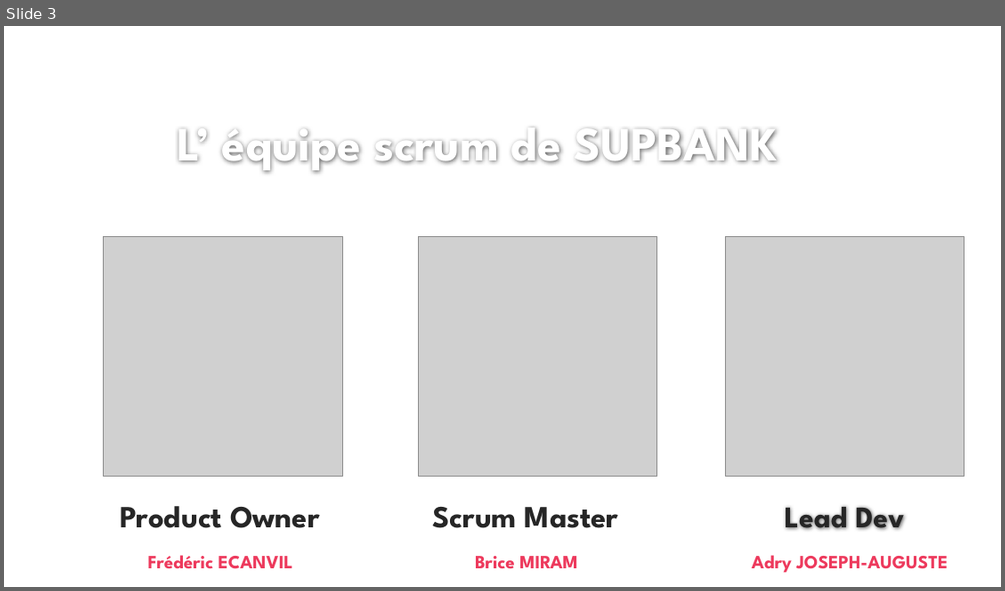
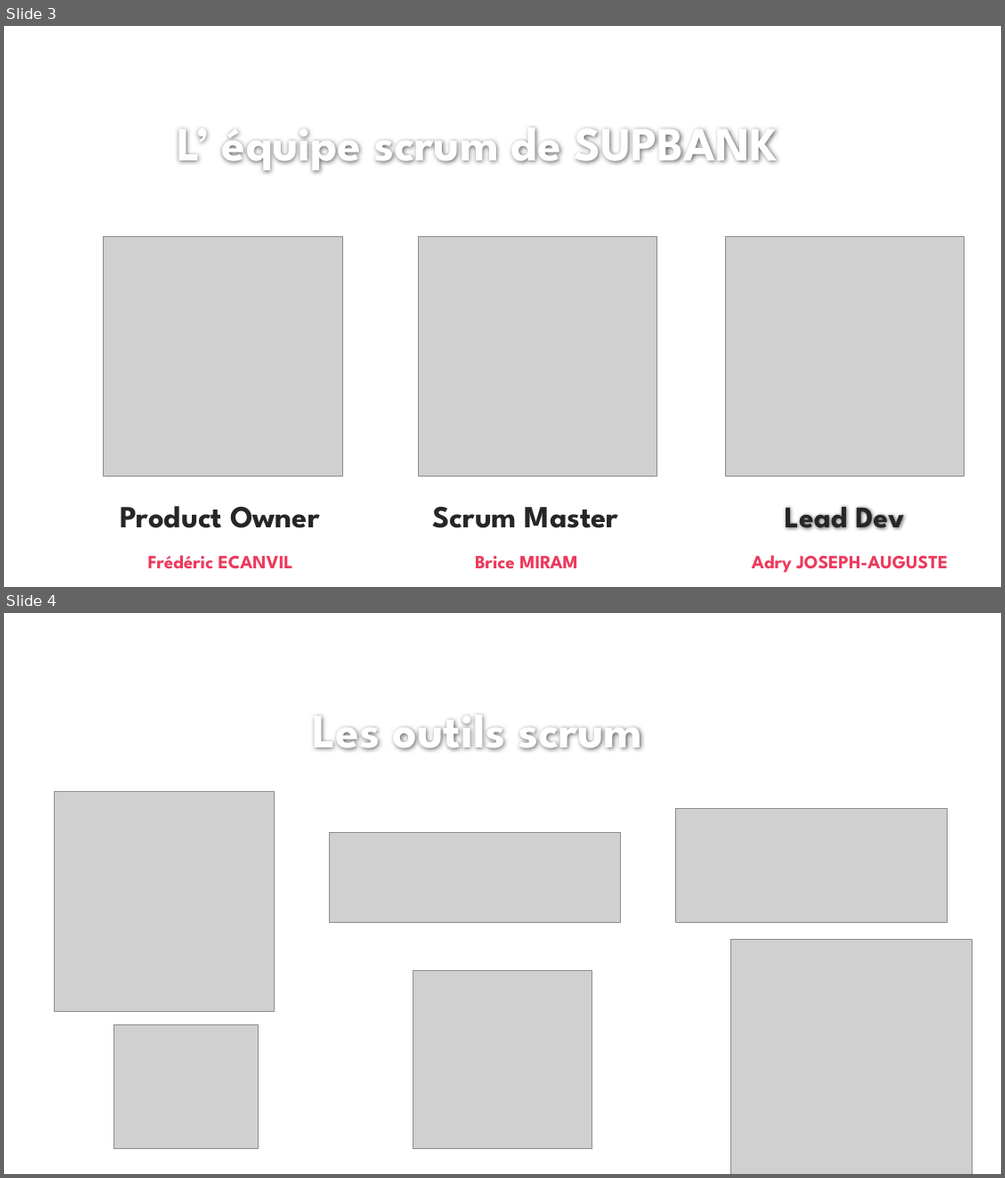
Before and after one commit to bricemiram/supinfo_supbank, a slide deck: SUPBANK CRYPTO CURRENCY PLATFORM.pptx. Shown one above the other, each under a label of ours: slide 3 before the commit, slides 3 and 4 after it. The pictures are 1005x591 and 1005x1178 pixels, drawn with LibreOffice and Linux fonts; fonts in the diff are those of the drawing; grey boxes stand for pictures; background and template pictures are left out. Boxes give left, top, right and bottom in pixels: in the first picture for what was removed or moved away, otherwise in the second. Text is boxed around its words. In the diff, an @@ line names an element or a change of style, - is before the commit and + after.

Commit message:
v3

```diff
--- a/SUPBANK CRYPTO CURRENCY PLATFORM.pptx
+++ b/SUPBANK CRYPTO CURRENCY PLATFORM.pptx
@@ slide 4 added at <box>4,613,1001,1174</box>, background #FFFFFF @@
@@ text added at <box>313,716,642,751</box>, 46 pt, text #FFFFFF, bold @@
+Les outils scrum
@@ picture added at <box>55,791,275,1011</box> @@
@@ picture added at <box>676,808,947,922</box> @@
@@ picture added at <box>329,833,620,922</box> @@
@@ picture added at <box>731,939,972,1174</box> @@
@@ picture added at <box>413,971,591,1149</box> @@
@@ picture added at <box>114,1025,259,1149</box> @@
```
Also in this commit, not shown: 3 slides changed, 1 slide removed.
